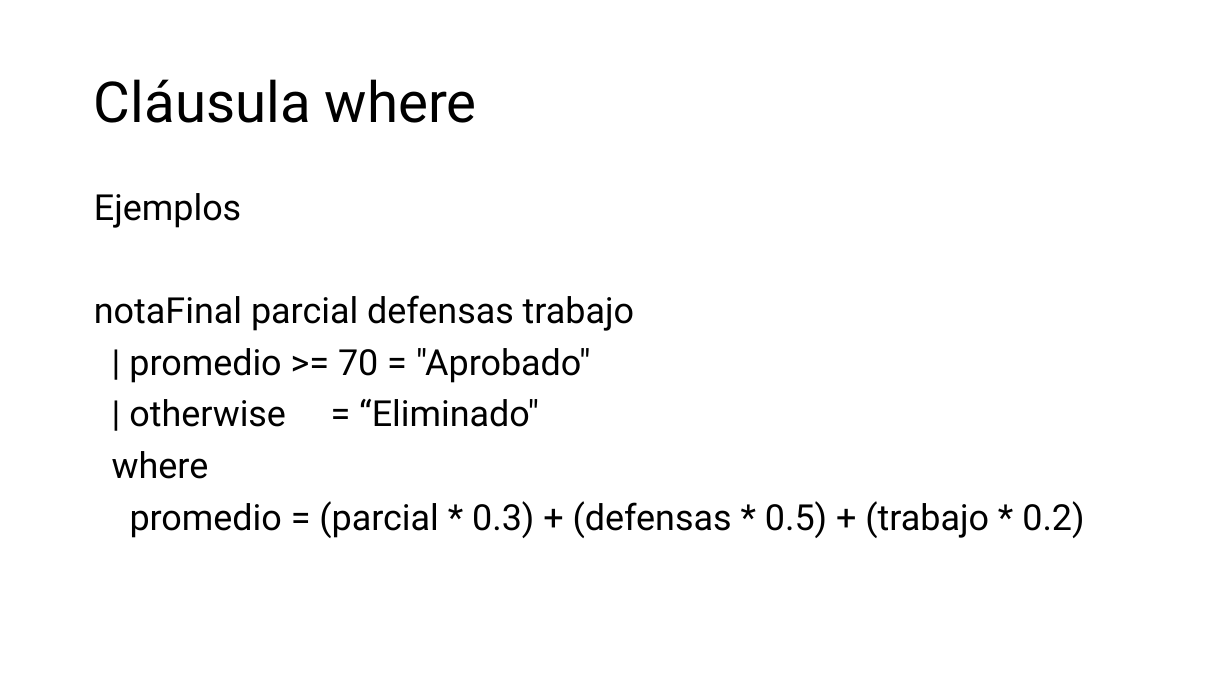
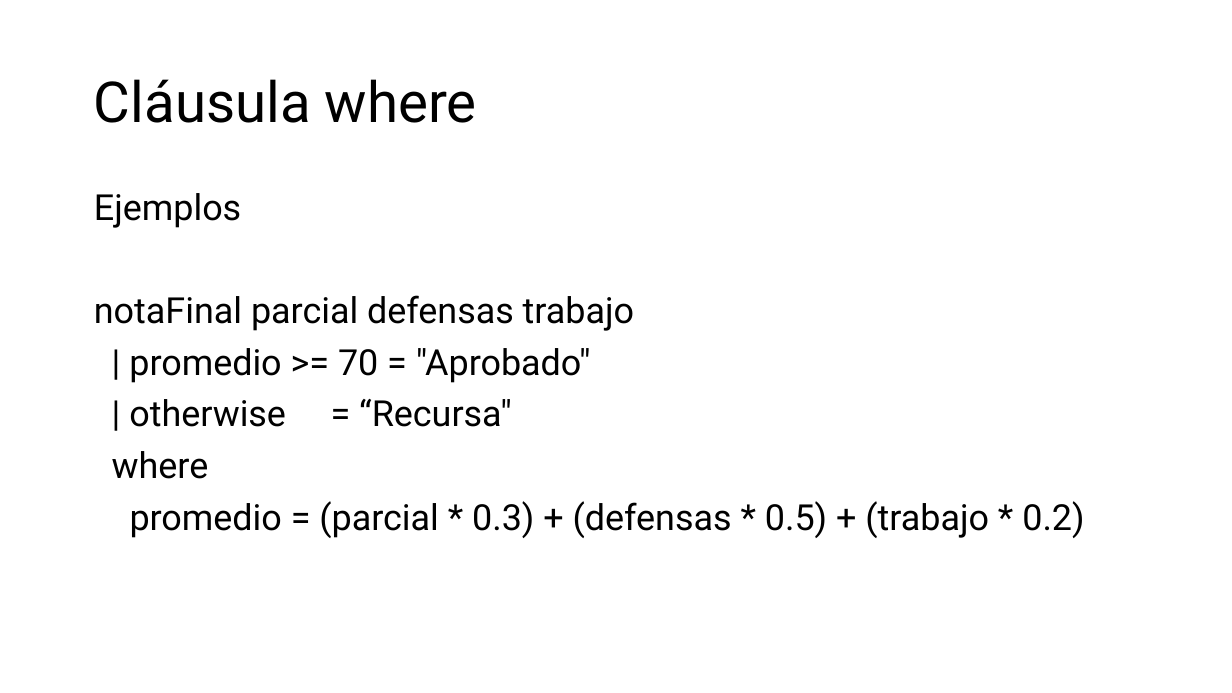
Before and after one commit to diegoacu1234/TC_Marzo26, a slide deck: slide 15 of S01_Intro/02_EjerciciosHaskell+TreeSort+TAD_TABLA/haskell.pptx. Drawn at 1232x693 pixels with LibreOffice and Linux fonts; fonts in the diff are those of the drawing. Boxes give left, top, right and bottom in pixels: in the first picture for what was removed or moved away, otherwise in the second. Text is boxed around its words. In the diff, an @@ line names an element or a change of style, - is before the commit and + after.

```diff
--- a/S01_Intro/02_EjerciciosHaskell+TreeSort+TAD_TABLA/haskell.pptx
+++ b/S01_Intro/02_EjerciciosHaskell+TreeSort+TAD_TABLA/haskell.pptx
@@ text at (x1=129, y1=399, x2=512, y2=427): text changed @@
-| otherwise = “Eliminado"
+| otherwise = “Recursa"
```
Also in this commit, not shown: 1 slide added, 1 other file.
